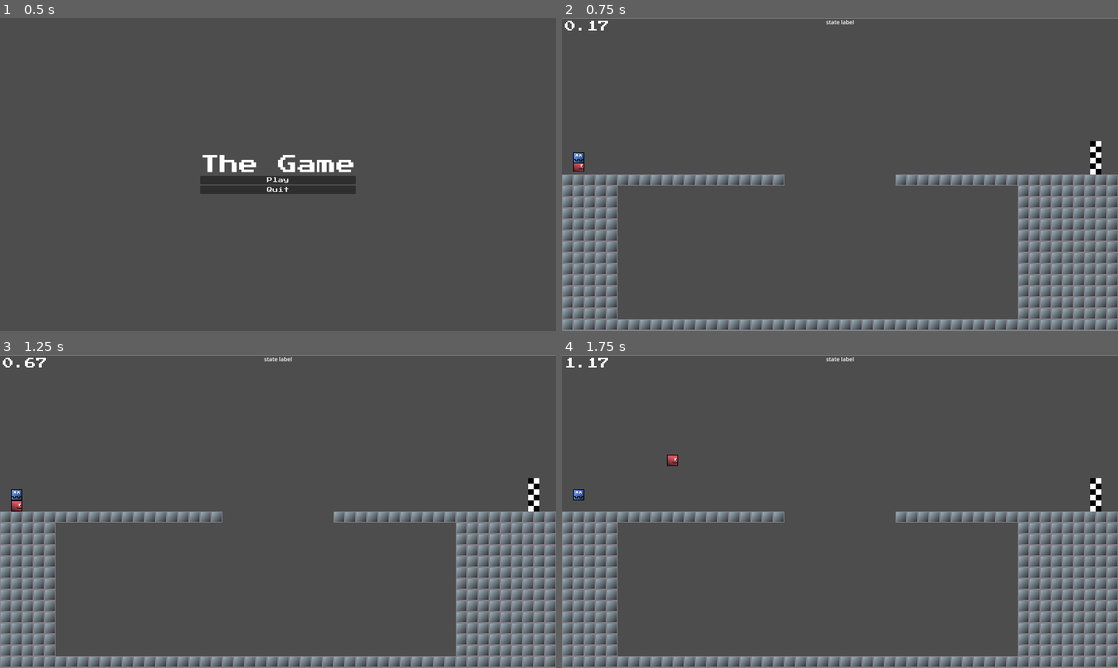
Above: before the commit, frames 1-4 (two rows, left to right).
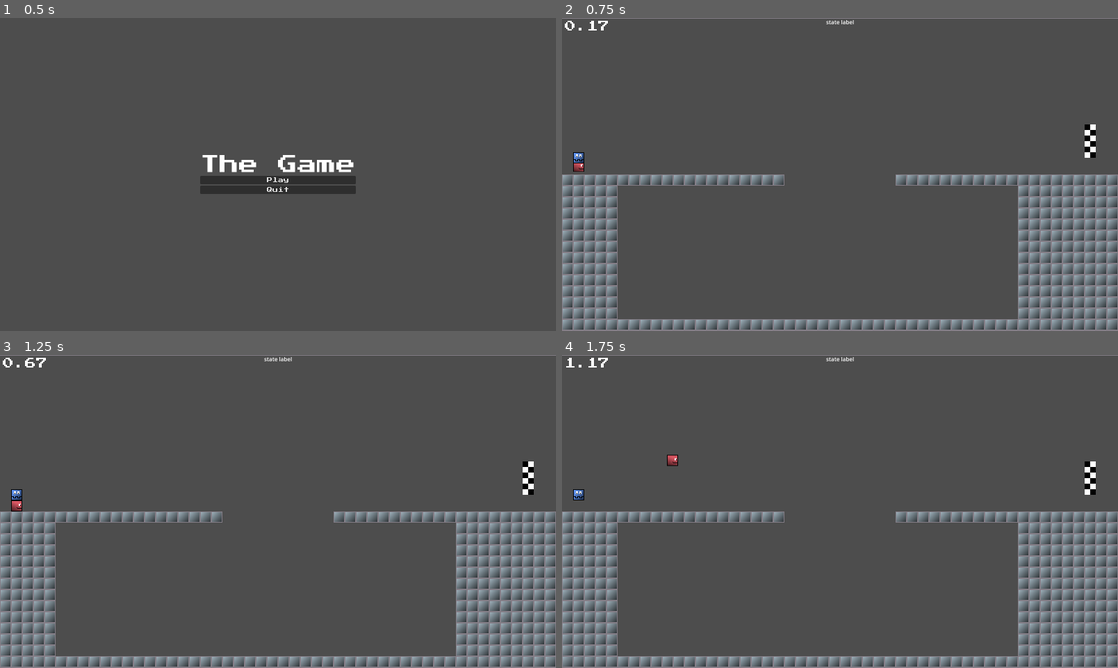
Above: after the commit, the same moments.

Repository: mdawso/dissertation
Game: Godot game, scene res://scenes/main.tscn
Same seed, same stepped clock (60 frames per second), same inputs: the game is played once before the commit and once after it.
Inputs:
- Up to frame 1 (0.5 s): no input
- Up to frame 2 (0.75 s): click "Play" at 0.5 s
- Up to frame 3 (1.25 s): no input
- Up to frame 4 (1.75 s): hold Right (right) from 1.28 s (still down); tap Space (jump) at 1.52 s

Frame 1 is identical in both runs. In frame 2, 0.3% of the frame differs, in the area x 94-97%, y 34-50%; in frame 3, 0.3%; in frame 4, 0.3%.

Commit message:
Revert "this stupid 4.4 dont work"
This reverts commit cedbd9000e4304b6c72ff19b2a7aa9b0c2be5b6c.

Diff:
--- a/scenes/ai_player_v2.tscn
+++ b/scenes/ai_player_v2.tscn
@@ -12,7 +12,6 @@
 script = ExtResource("1_hnukh")
 
 [node name="CollisionShape2D" type="CollisionShape2D" parent="."]
-unique_name_in_owner = true
 shape = SubResource("RectangleShape2D_dr2ca")
 
 [node name="Sprite2D" type="Sprite2D" parent="."]
--- a/scenes/finish_line.tscn
+++ b/scenes/finish_line.tscn
@@ -4,8 +4,6 @@
 
 [sub_resource type="GDScript" id="GDScript_f388f"]
 script/source = "extends Area2D
-
-@onready var collision_shape_2d: CollisionShape2D = %CollisionShape2D
 
 func _ready() -> void:
 	Globals.FinishLine = self
@@ -25,7 +23,6 @@
 script = SubResource("GDScript_f388f")
 
 [node name="CollisionShape2D" type="CollisionShape2D" parent="."]
-unique_name_in_owner = true
 position = Vector2(0, -24)
 shape = SubResource("RectangleShape2D_ca68p")
 
--- a/scenes/game.tscn
+++ b/scenes/game.tscn
@@ -41,7 +41,7 @@
 [node name="AISpawn" parent="Spawns" instance=ExtResource("4_8u3dy")]
 
 [node name="FinishLine" parent="." instance=ExtResource("3_2lyf8")]
-position = Vector2(368, 0)
+position = Vector2(360, -24)
 
 [node name="KillPlane" parent="." instance=ExtResource("6_i3a8q")]
 position = Vector2(0, 200)
--- a/scripts/ai_player_v2.gd
+++ b/scripts/ai_player_v2.gd
@@ -1,7 +1,3 @@
-# TODO player needs to be able to see the finish line
-# TODO convert finish line to custom tile
-# TODO add special reward when the player is touching the finish line
-
 extends CharacterBody2D
 
 var peer : StreamPeerTCP
@@ -22,7 +18,6 @@
 @onready var debug_finish_line_vector_length_label: Label = %DEBUG_FinishLineVectorLengthLabel
 @onready var debug_state_label: Label = %DEBUG_StateLabel
 @onready var debug_visible_tile_labels: Node2D = %DEBUG_VisibleTileLabels
-@onready var collision_shape_2d: CollisionShape2D = %CollisionShape2D
 
 var spawnPosition : Vector2
 
@@ -97,10 +92,6 @@
 
 	if Globals.FinishLine:
 
-		print(collision_shape_2d.shape.get_rect())
-		print(Globals.FinishLine.collision_shape_2d.shape.get_rect())
-		if not collision_shape_2d.shape.get_rect().intersects(Globals.FinishLine.collision_shape_2d.shape.get_rect()):
-
 			var vecToFinishLine : Vector2 = Globals.FinishLine.global_position - self.global_position
 			finish_line_raycast.set_target_position(vecToFinishLine)
 			distToFinishLine = vecToFinishLine.length()
Not shown, changed: python/server_notebook.ipynb
